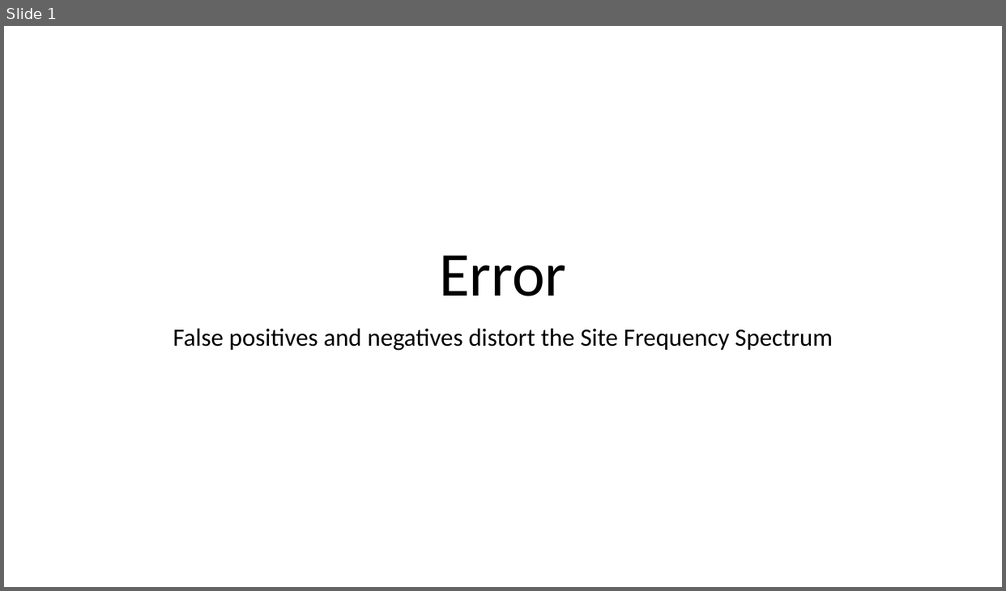
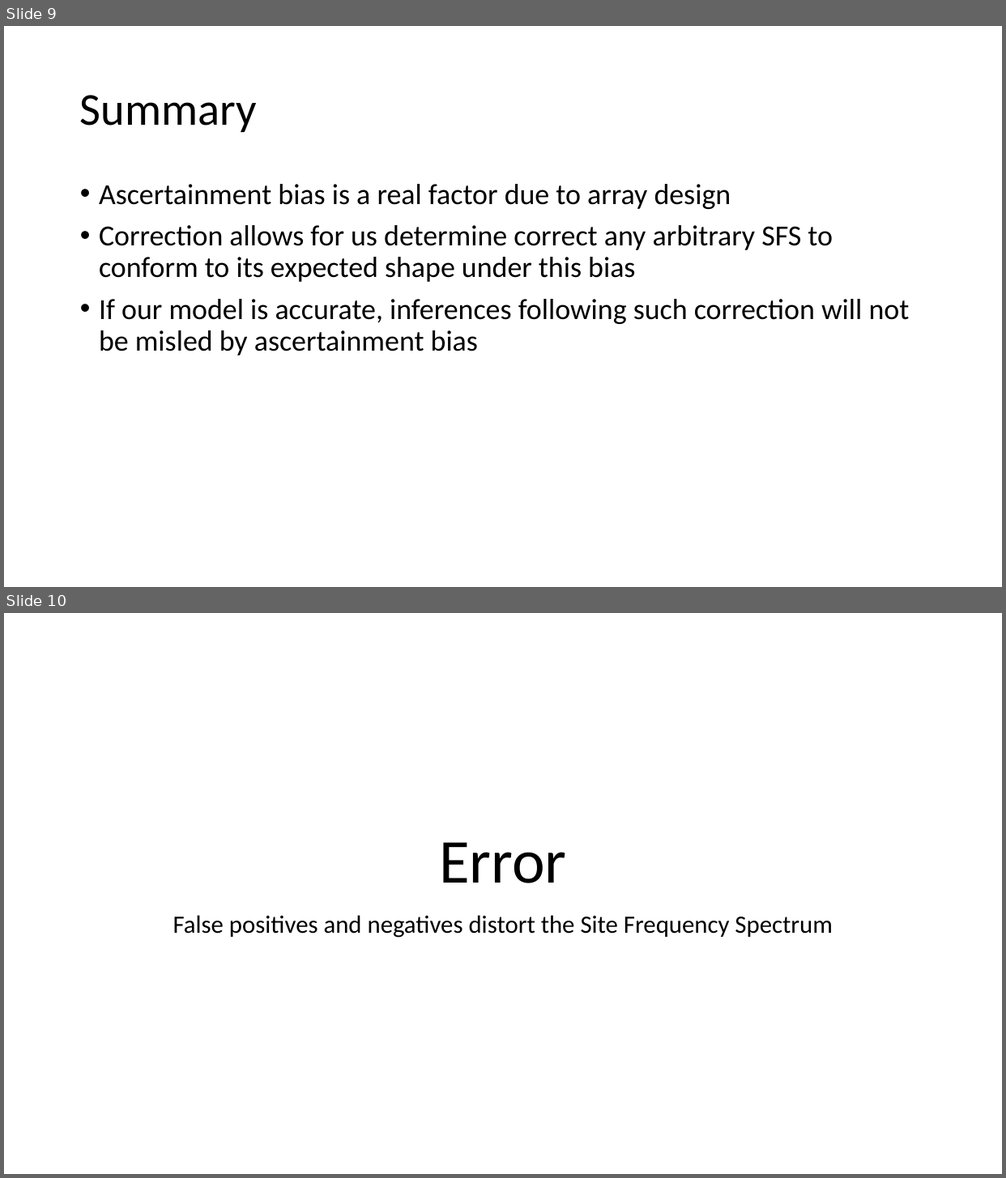
Before and after one commit to jjemerson/Sharing, a slide deck: AB_FP_FN.pptx. Shown one above the other, each under a label of ours: slide 1 before the commit, slides 9 and 10 after it. The pictures are 1006x591 and 1006x1178 pixels, drawn with LibreOffice and Linux fonts; fonts in the diff are those of the drawing. Boxes give left, top, right and bottom in pixels: in the first picture for what was removed or moved away, otherwise in the second. Text is boxed around its words. In the diff, an @@ line names an element or a change of style, - is before the commit and + after.

```diff
--- a/AB_FP_FN.pptx
+++ b/AB_FP_FN.pptx
@@ slide 9 added at [4,26,1002,587], background #FFFFFF @@
@@ title added at [80,95,257,132], 44 pt, text #000000 @@
+Summary
@@ text added at [99,184,910,356], 28 pt, text #000000 @@
+• Ascertainment bias is a real factor due to array design
+• Correction allows for us determine correct any arbitrary SFS to conform to its expected shape under this bias
+• If our model is accurate, inferences following such correction will not be misled by ascertainment bias
@@ what was slide 1 is now slide 10 @@
```
Also in this commit, not shown: 8 other slides added.
